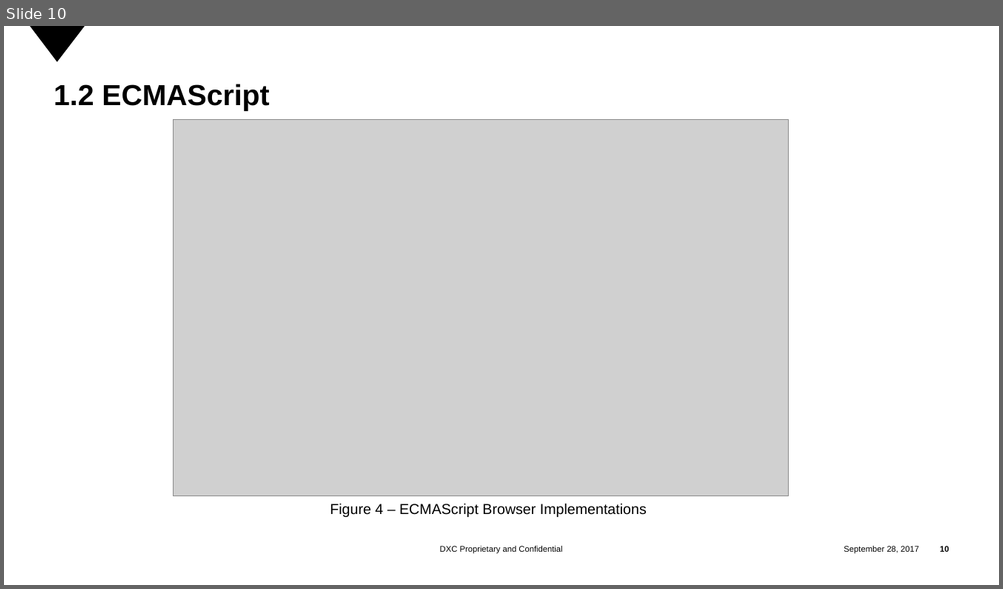
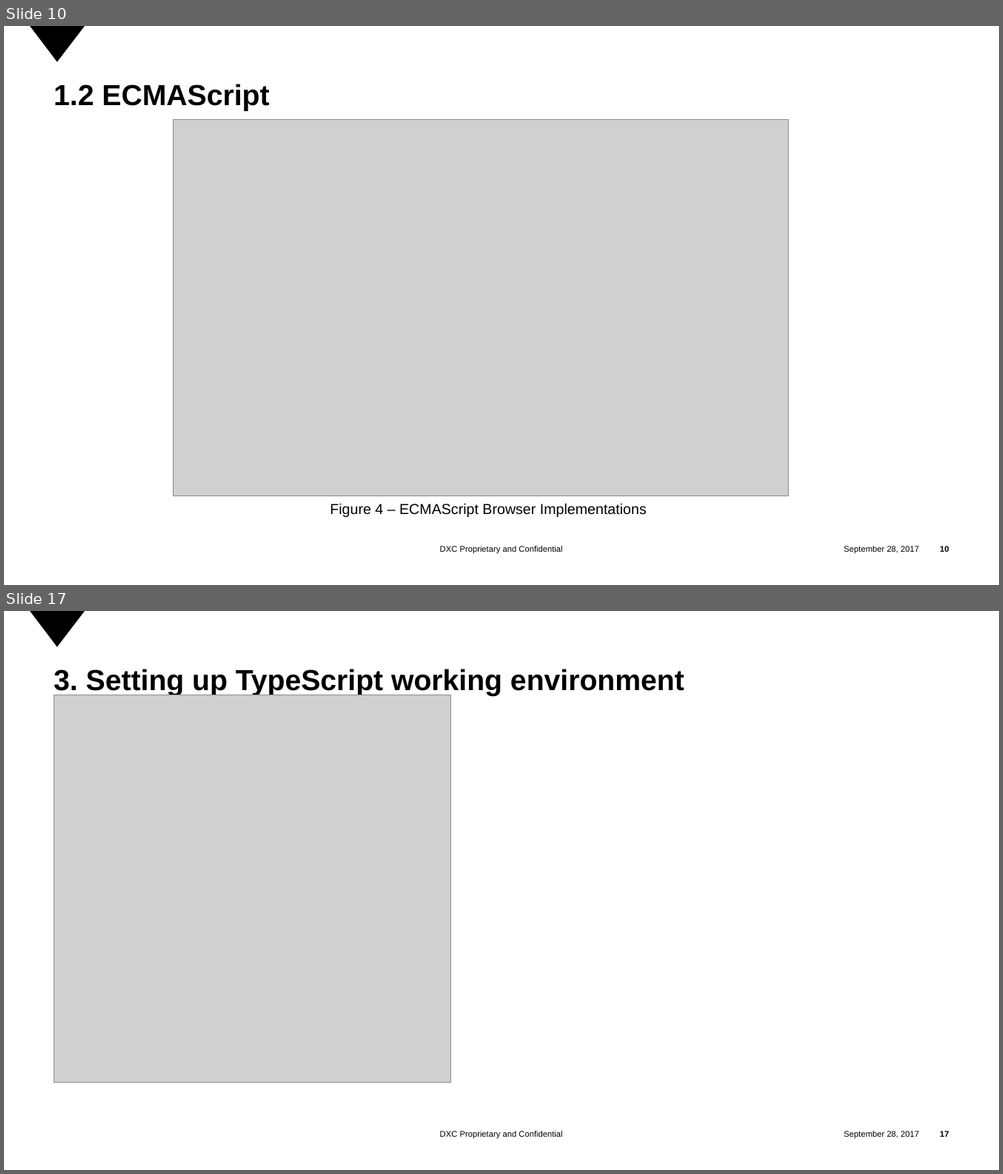
Before and after one commit to tranminhtrong/initial_bat_files, a slide deck: Introduction TypeScript.pptx. Shown one above the other, each under a label of ours: slide 10 before the commit, slides 10 and 17 after it; the slides between them are not shown. The pictures are 1003x589 and 1003x1174 pixels, drawn with LibreOffice and Linux fonts; fonts in the diff are those of the drawing; grey boxes stand for pictures; background and template pictures are left out. Boxes give left, top, right and bottom in pixels: in the first picture for what was removed or moved away, otherwise in the second. Text is boxed around its words. In the diff, an @@ line names an element or a change of style, - is before the commit and + after.

```diff
--- a/Introduction TypeScript.pptx
+++ b/Introduction TypeScript.pptx
@@ slide 17 added at (x1=4, y1=611, x2=999, y2=1170), background #FFFFFF; not listed: 4 template elements that a slide beside it also shows @@
@@ title added at (x1=54, y1=669, x2=684, y2=696), 28 pt, text #000000, bold @@
+3. Setting up TypeScript working environment
@@ picture added at (x1=54, y1=695, x2=451, y2=1083) @@
```
Also in this commit, not shown: 1 slide changed, 22 other slides added, 1 slide removed, 1 other file.
